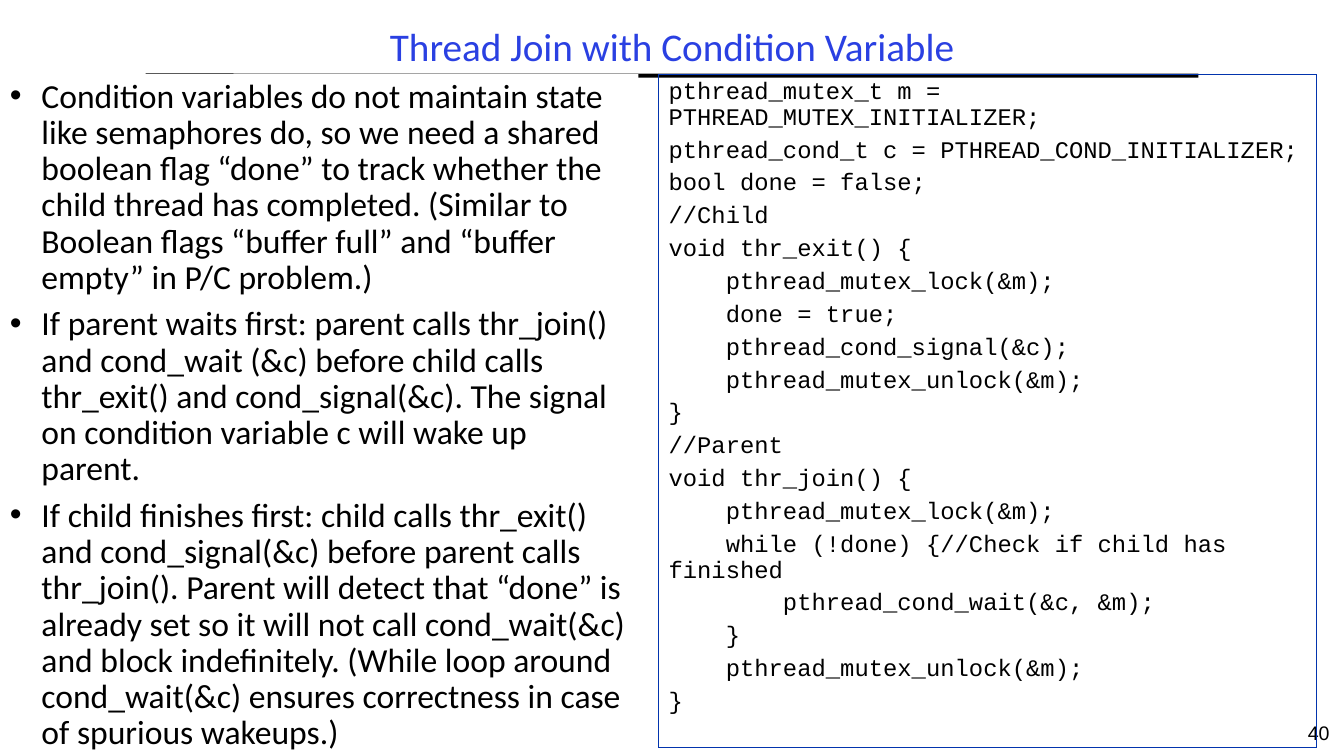
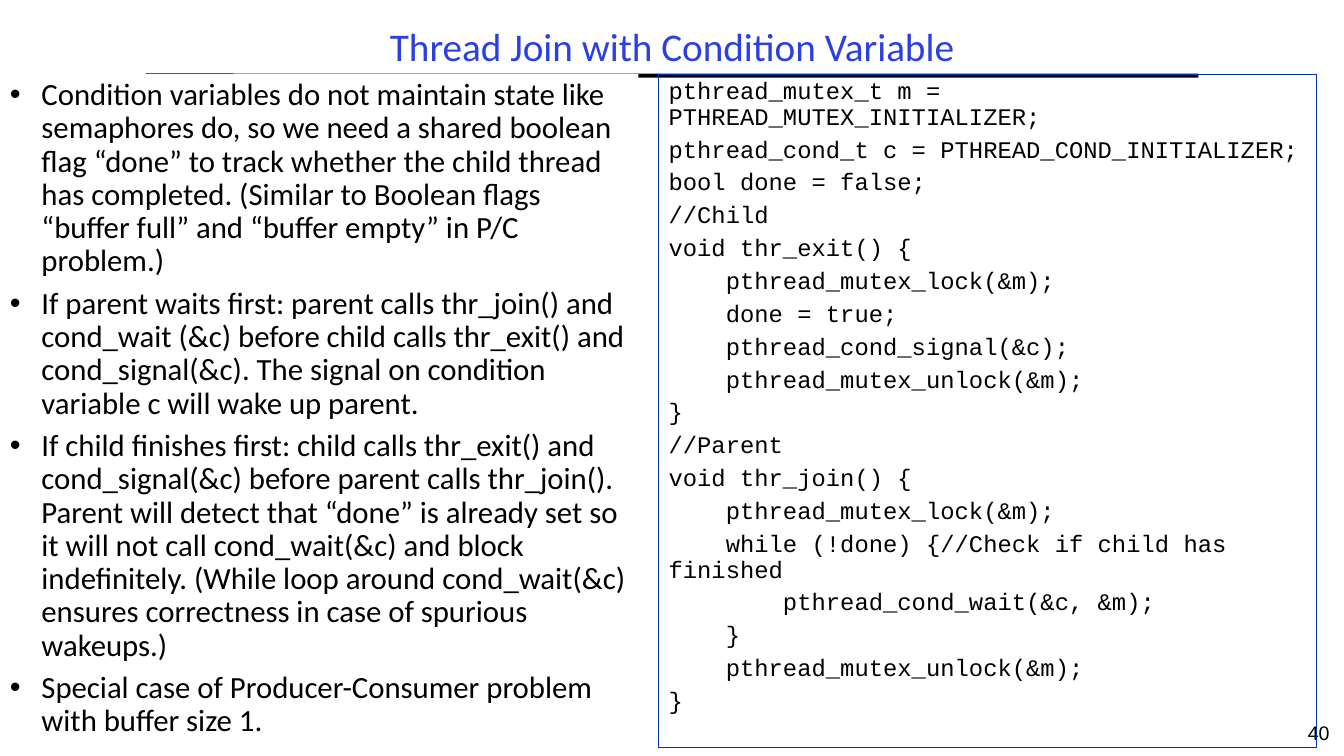
Before and after one commit to guhofstra/CSC112Fa26, a slide deck: slide 40 of PPTs/L3-Synchronization.pptx. Drawn at 1344x756 pixels with LibreOffice and Linux fonts; fonts in the diff are those of the drawing. Boxes give left, top, right and bottom in pixels: in the first picture for what was removed or moved away, otherwise in the second. Text is boxed around its words. In the diff, an @@ line names an element or a change of style, - is before the commit and + after.

```diff
--- a/PPTs/L3-Synchronization.pptx
+++ b/PPTs/L3-Synchronization.pptx
@@ text at bbox=[41, 83, 625, 661]: size 24 to 22 pt @@
@@ text at bbox=[41, 676, 592, 703]: paragraph added @@
+• Special case of Producer-Consumer problem with buffer size 1.
```
Also in this commit, not shown: 3 other slides changed, 2 other files.
